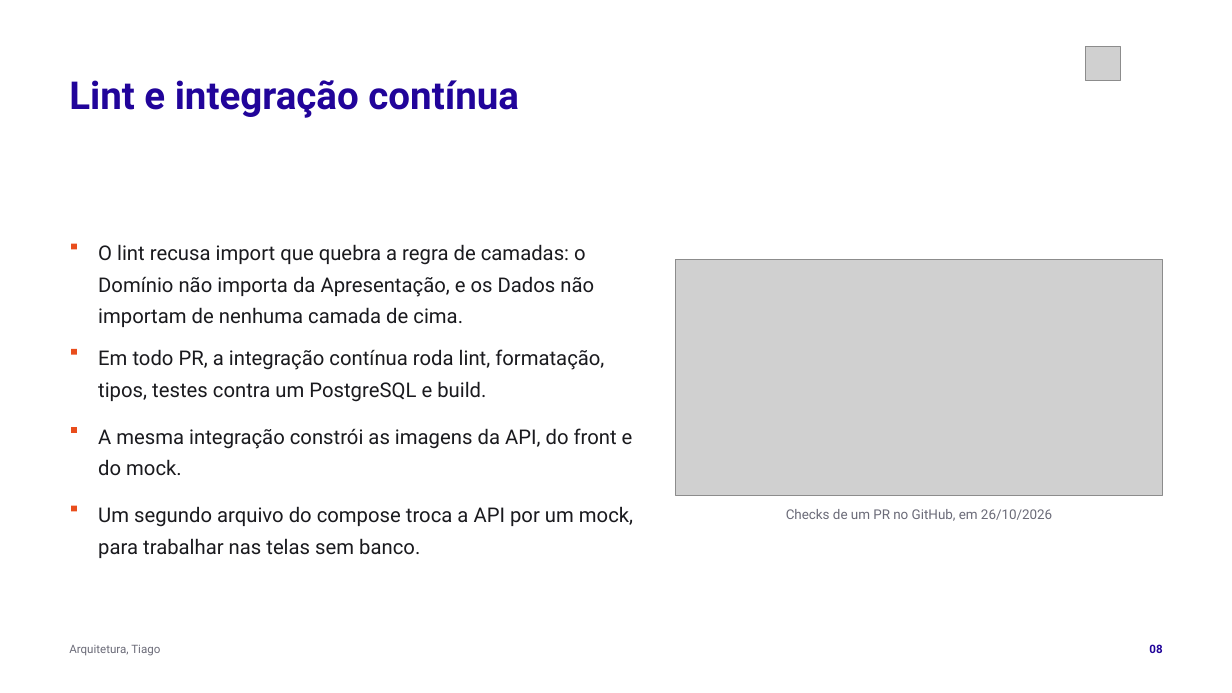
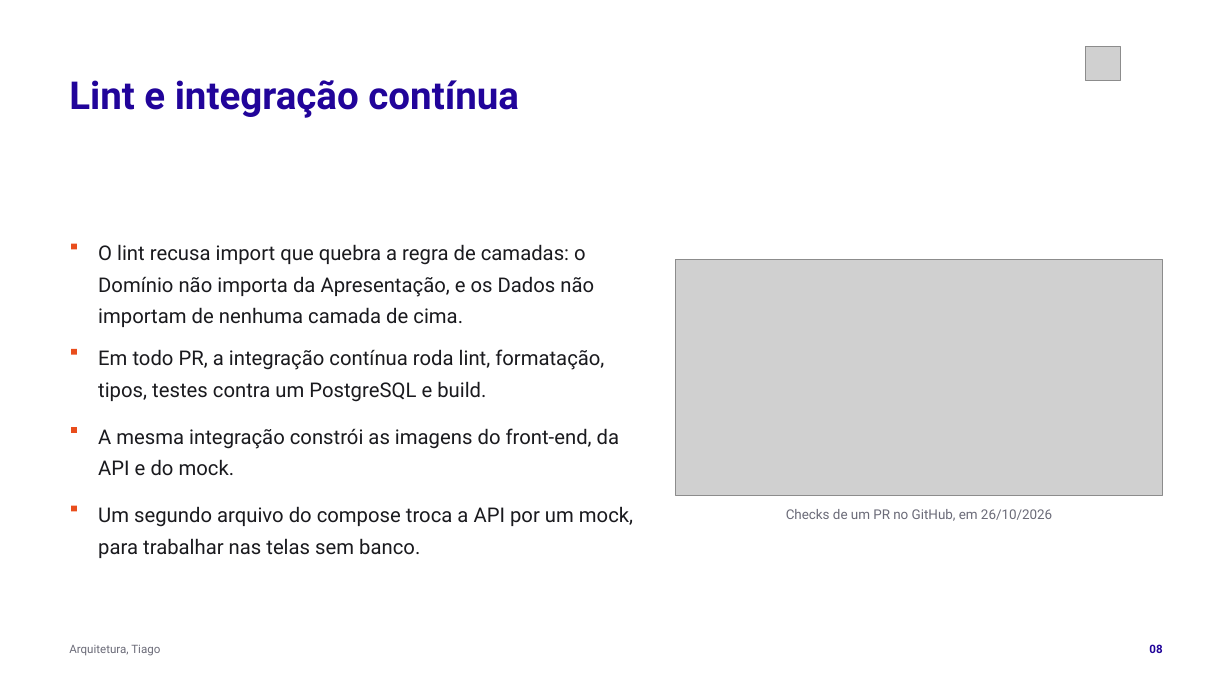
Before and after one commit to tcpassos/invite-app, a slide deck: slide 8 of trabalhos/T3-Apresentacao-Intermediaria.pptx. Drawn at 1232x693 pixels with LibreOffice and Linux fonts; fonts in the diff are those of the drawing; grey boxes stand for pictures. Boxes give left, top, right and bottom in pixels: in the first picture for what was removed or moved away, otherwise in the second. Text is boxed around its words. In the diff, an @@ line names an element or a change of style, - is before the commit and + after.

```diff
--- a/trabalhos/T3-Apresentacao-Intermediaria.pptx
+++ b/trabalhos/T3-Apresentacao-Intermediaria.pptx
@@ text at [98,428,619,476]: text changed @@
-A mesma integração constrói as imagens da API, do front e do mock.
+A mesma integração constrói as imagens do front-end, da API e do mock.
```
Also in this commit, not shown: 5 other slides changed, 3 other files.
